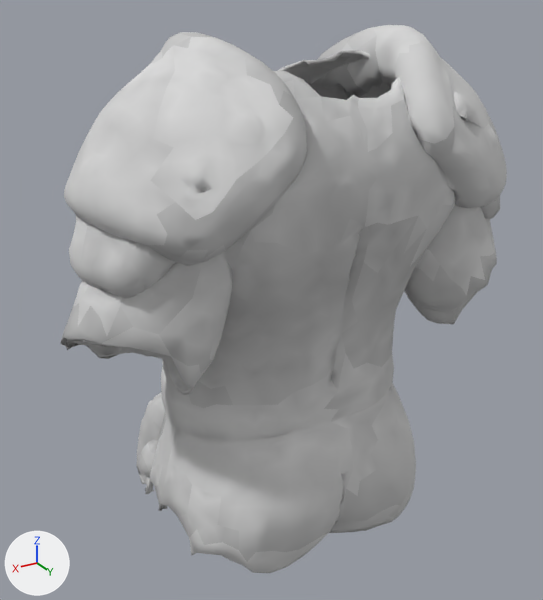
One commit to the glTF model hollowmere/Assets/Resources/Gear/Fitted/leather/t3_chest.glb: the scene before it, then after it.
Before and after are seen from a camera (50 mm lens) standing at (0.517, 0.826, 1.599) and looking at (0.016, -0.009, 1.182). The lights are fixed; the arrows at lower left show +X, +Y and +Z. The first picture is the older version. Vertices at exactly the same position are counted once.

Names of what the first picture shows: 'chest_t3'.
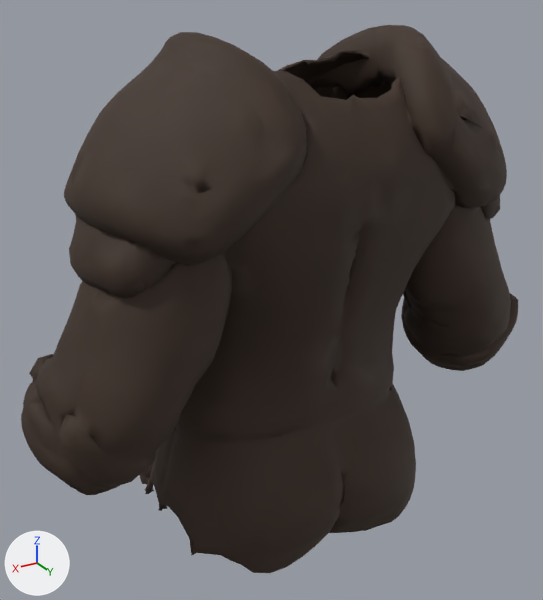
Where the change shows, as pixel boxes [x1, y1, x2, y2] in the pictures (543 x 600 px):
'chest_t3', surface changed, reshaped (darker, 11% wider)
    before: [60, 25, 507, 573]
    after: [21, 25, 518, 573]
part 1 of me_chest_t3, built on
    before: [60, 264, 217, 395]
    after: [21, 264, 217, 495]
part 2 of me_chest_t3, built on
    before: [404, 209, 497, 324]
    after: [401, 209, 518, 371]

The change, as a diff of the scene's bpy script:
```diff
--- a/hollowmere/Assets/Resources/Gear/Fitted/leather/t3_chest.glb.py
+++ b/hollowmere/Assets/Resources/Gear/Fitted/leather/t3_chest.glb.py
@@ img_leather_mr @@
+img_leather_mr = load_image('leather_mr', '_unpacked/leather_mr', 16, 16, 'Non-Color')
@@ img_leather_dark @@
+img_leather_dark = load_image('leather_dark', '_unpacked/leather_dark', 512, 512, 'sRGB')
@@ mat_leather_dark @@
 n0 = _N.new('ShaderNodeBsdfPrincipled'); n0.name = 'Principled BSDF'
-n0.inputs[2].default_value = 0.72  # 'Roughness'
 n1 = _N.new('ShaderNodeOutputMaterial'); n1.name = 'Material Output'
 n2 = _N.new('ShaderNodeTexImage'); n2.name = 'Image Texture'
-n2.image = img_leather_grain
+n2.image = img_leather_dark
+n3 = _N.new('ShaderNodeSeparateColor'); n3.name = 'Separate Color'
+n4 = _N.new('ShaderNodeTexImage'); n4.name = 'Image Texture.001'
+n4.image = img_leather_mr
 _L.new(n0.outputs[0], n1.inputs[0])  # 'BSDF' to 'Surface'
 _L.new(n2.outputs[0], n0.inputs[0])  # 'Color' to 'Base Color'
+_L.new(n3.outputs[2], n0.inputs[1])  # 'Blue' to 'Metallic'
+_L.new(n3.outputs[1], n0.inputs[2])  # 'Green' to 'Roughness'
+_L.new(n4.outputs[0], n3.inputs[0])  # 'Color' to 'Color'
@@ me_chest_t3 @@
 # used by ob_chest_t3; location = (0.0, 0.0, 0.0)
-me_chest_t3.from_pydata(...)  # 8302 vertices, 16748 faces; spans x -0.328..0.319, y -0.184..0.188, z 0.813..1.544
+me_chest_t3.from_pydata(...)  # 9918 vertices, 19980 faces; spans x -0.381..0.381, y -0.184..0.188, z 0.813..1.544
+# me_chest_t3 part 1: 107 vertices moved from x 0.183..0.319, y -0.025..0.143, z 1.136..1.287 to x 0.183..0.33, y -0.026..0.144, z 1.135..1.285; 53 vertices removed from x 0.196..0.319, y -0.027..0.142, z 1.134..1.232; 883 vertices added at x 0.198..0.381, y -0.052..0.147, z 1.021..1.21
+# me_chest_t3 part 2: 124 vertices moved from x -0.328..-0.171, y -0.025..0.145, z 1.13..1.284 to x -0.33..-0.173, y -0.026..0.147, z 1.128..1.282; 47 vertices removed from x -0.328..-0.189, y -0.018..0.145, z 1.133..1.235; 833 vertices added at x -0.381..-0.196, y -0.051..0.147, z 1.021..1.223
 me_chest_t3.materials.append(mat_leather_dark)
```
